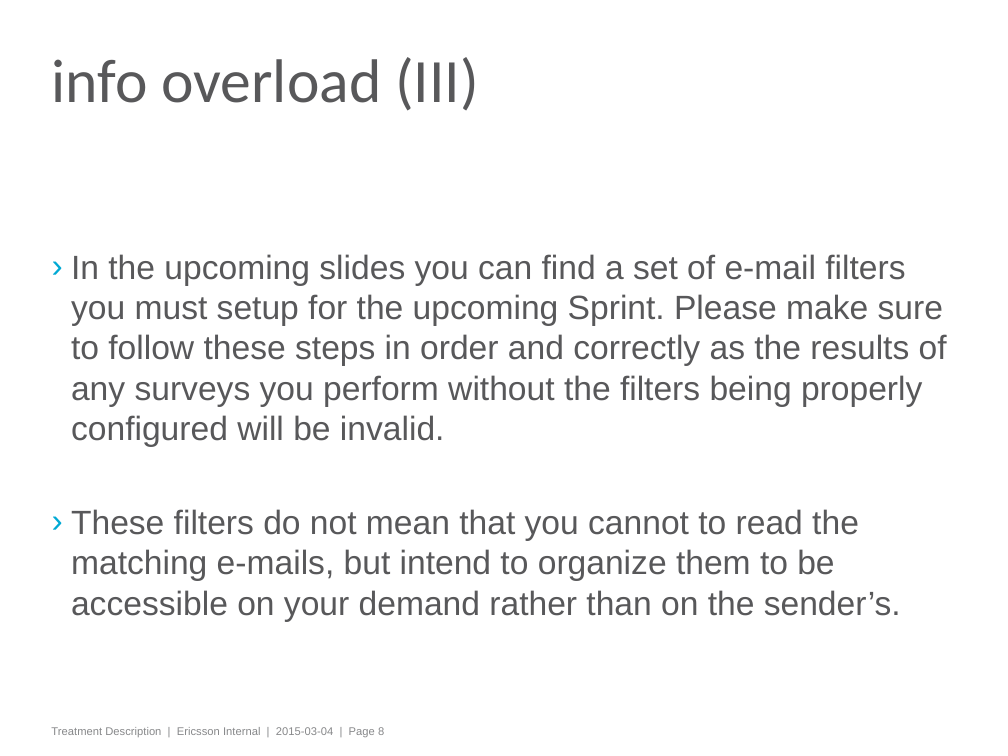
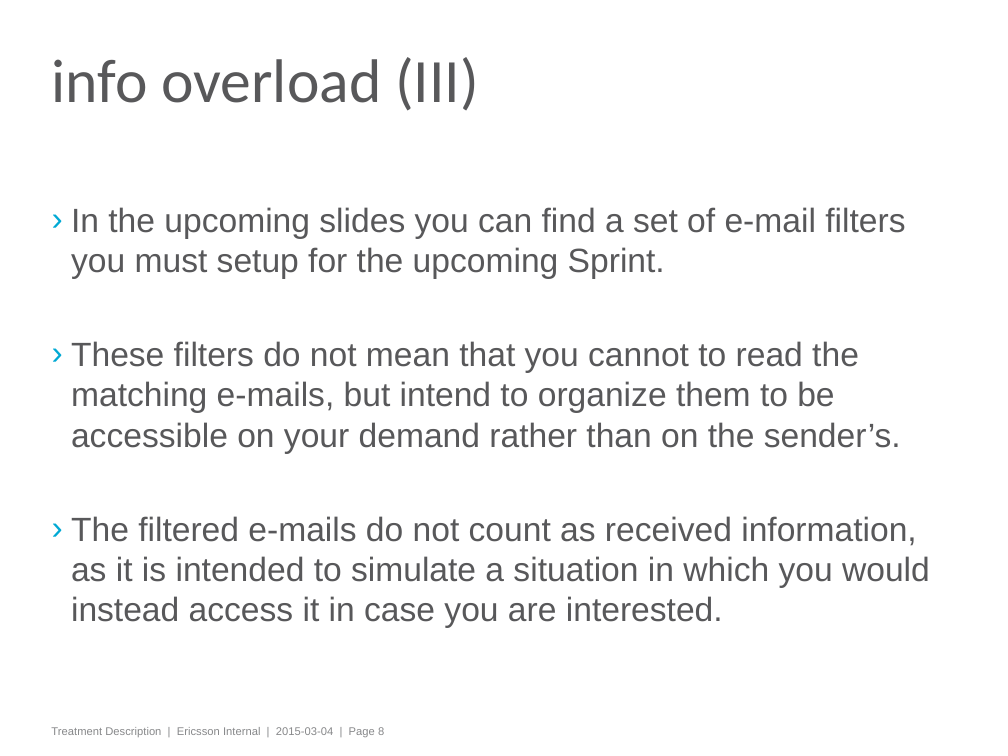
Before and after one commit to stoyicker/thesis-tex, a slide deck: slide 8 of Presentation material/treatment_guidelines_general.pptx. Drawn at 1008x756 pixels with LibreOffice and Linux fonts; fonts in the diff are those of the drawing; background and template pictures are left out. Boxes give left, top, right and bottom in pixels: in the first picture for what was removed or moved away, otherwise in the second. Text is boxed around its words. In the diff, an @@ line names an element or a change of style, - is before the commit and + after.

```diff
--- a/Presentation material/treatment_guidelines_general.pptx
+++ b/Presentation material/treatment_guidelines_general.pptx
@@ text at [71, 207, 905, 279]: text changed @@
-› In the upcoming slides you can find a set of e-mail filters you must setup for the upcoming Sprint. Please make sure to follow these steps in order and correctly as the results of any surveys you perform without the filters being properly configured will be invalid.
+› In the upcoming slides you can find a set of e-mail filters you must setup for the upcoming Sprint.
@@ text at [71, 516, 930, 628]: paragraph added @@
+› The filtered e-mails do not count as received information, as it is intended to simulate a situation in which you would instead access it in case you are interested.
```
Also in this commit, not shown: 1 other file.
